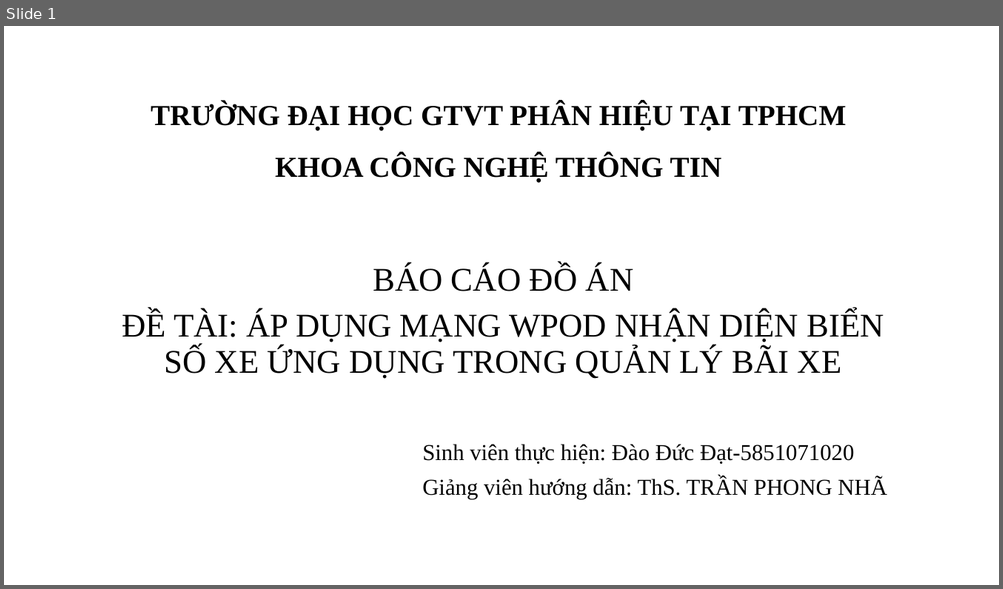
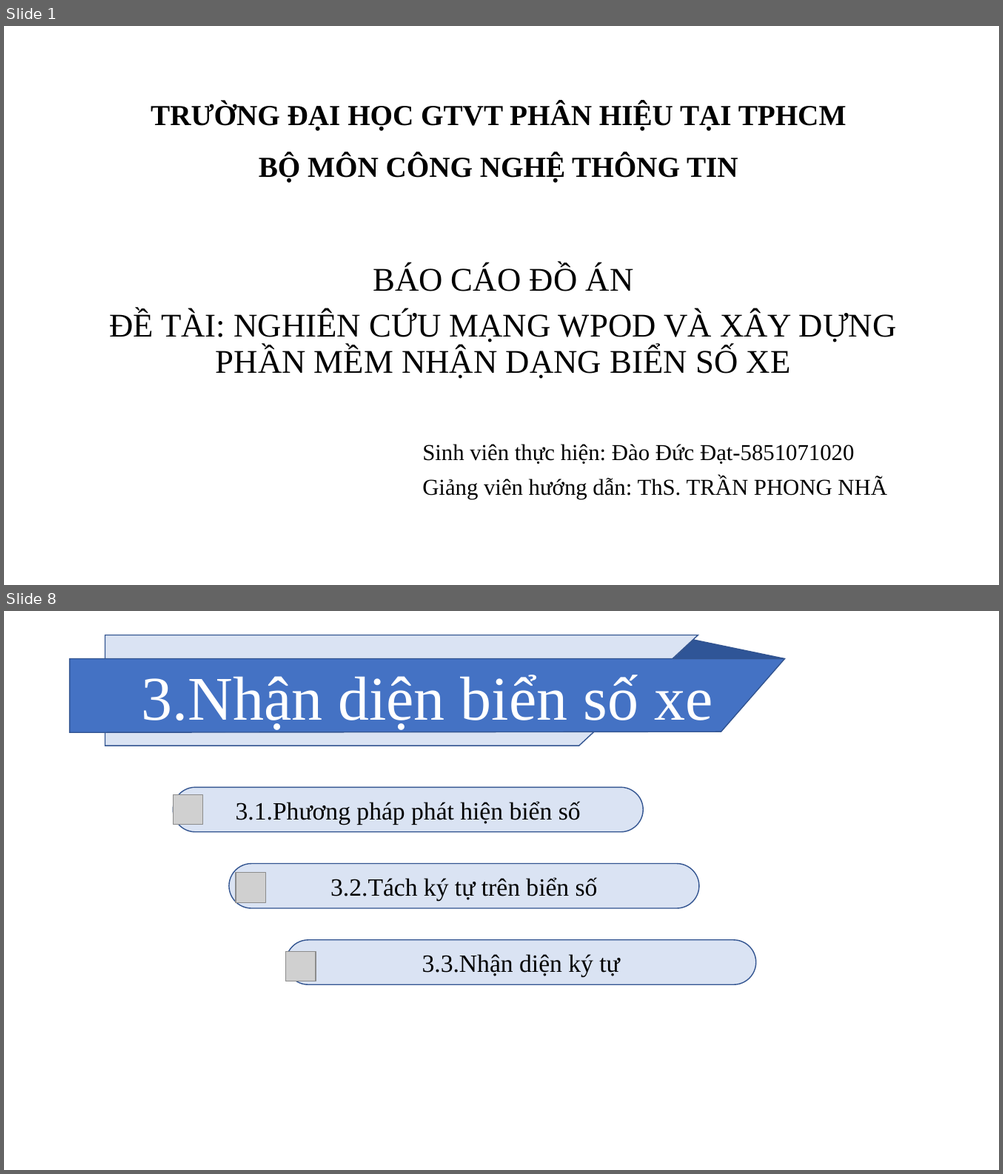
Before and after one commit to datdao999/graduation_project, a slide deck: thuyet_trinh_tot nghiep.pptx. Shown one above the other, each under a label of ours: slide 1 before the commit, slides 1 and 8 after it; the slides between them are not shown. The pictures are 1003x589 and 1003x1174 pixels, drawn with LibreOffice and Linux fonts; fonts in the diff are those of the drawing; grey boxes stand for pictures; background and template pictures are left out. Boxes give left, top, right and bottom in pixels: in the first picture for what was removed or moved away, otherwise in the second. Text is boxed around its words. In the diff, an @@ line names an element or a change of style, - is before the commit and + after.

```diff
--- a/thuyet_trinh_tot nghiep.pptx
+++ b/thuyet_trinh_tot nghiep.pptx
@@ slide 8 added at box(4, 611, 999, 1170), background #FFFFFF @@
@@ freeform shape added at box(105, 635, 698, 746), fill #DAE3F3, outline #325491 1 pt @@
@@ freeform shape added at box(674, 640, 785, 659), fill #2F5597, outline #325491 1 pt @@
@@ freeform shape added at box(70, 659, 785, 732), fill #4472C4, outline #325491 1 pt, 60 pt, text #FFFFFF @@
+3.Nhận diện biển số xe
@@ rounded rectangle added at box(173, 787, 643, 832), fill #DAE3F3, outline #325491 1 pt, 24 pt, text #000000 @@
+3.1.Phương pháp phát hiện biển số
@@ picture added at box(173, 795, 202, 824) @@
@@ rounded rectangle added at box(229, 864, 700, 908), fill #DAE3F3, outline #325491 1 pt, 24 pt, text #000000 @@
+3.2.Tách ký tự trên biển số
@@ picture added at box(236, 873, 266, 903) @@
@@ rounded rectangle added at box(286, 940, 756, 985), fill #DAE3F3, outline #325491 1 pt, 24 pt, text #000000 @@
+3.3.Nhận diện ký tự
@@ picture added at box(286, 952, 316, 982) @@
@@ slide 1 changed as well @@
@@ title at box(151, 102, 846, 183): text changed @@
-TRƯỜNG ĐẠI HỌC GTVT PHÂN HIỆU TẠI TPHCM
-KHOA CÔNG NGHỆ THÔNG TIN
+TRƯỜNG ĐẠI HỌC GTVT PHÂN HIỆU TẠI TPHCM
+BỘ MÔN CÔNG NGHỆ THÔNG TIN
@@ text at box(109, 312, 896, 379): text changed @@
-ĐỀ TÀI: ÁP DỤNG MẠNG WPOD NHẬN DIỆN BIỂN SỐ XE ỨNG DỤNG TRONG QUẢN LÝ BÃI XE
+ĐỀ TÀI: NGHIÊN CỨU MẠNG WPOD VÀ XÂY DỰNG PHẦN MỀM NHẬN DẠNG BIỂN SỐ XE
```
Also in this commit, not shown: 5 other slides changed, 11 other slides added, 20 slides removed, 8 other files.
